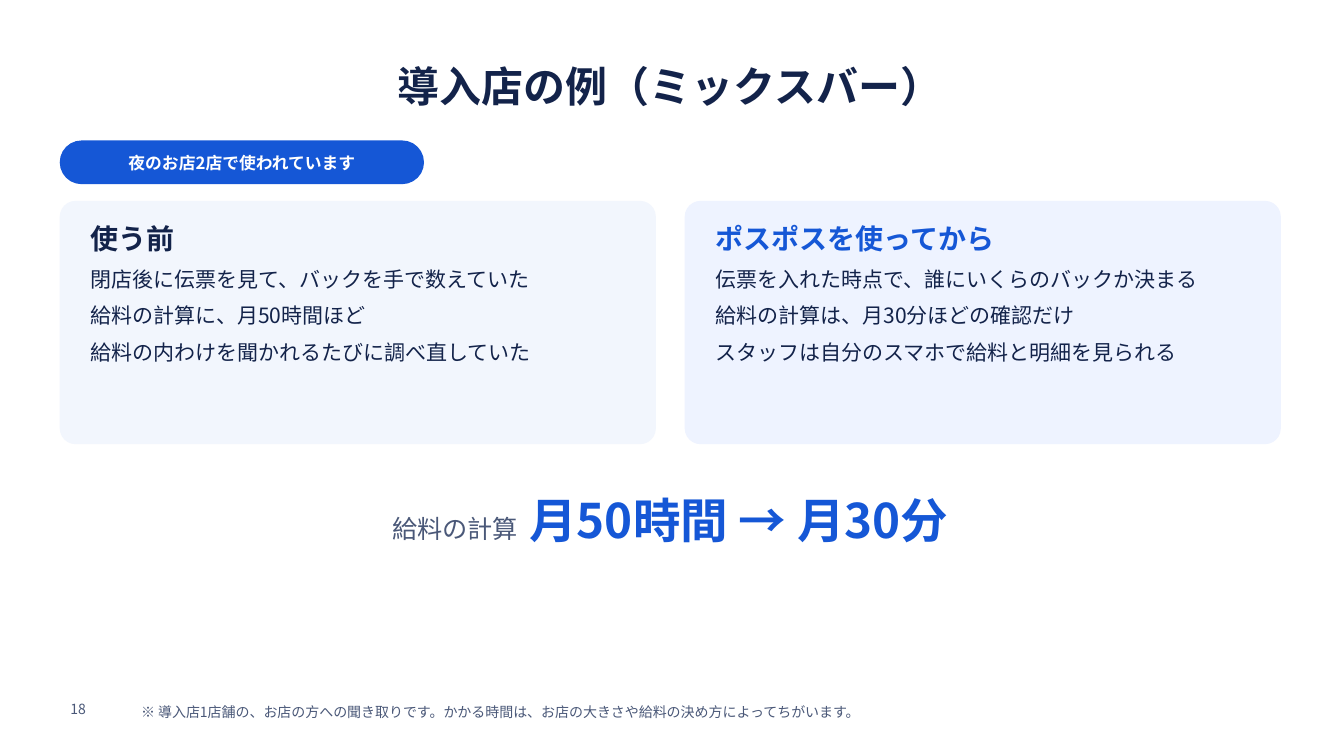
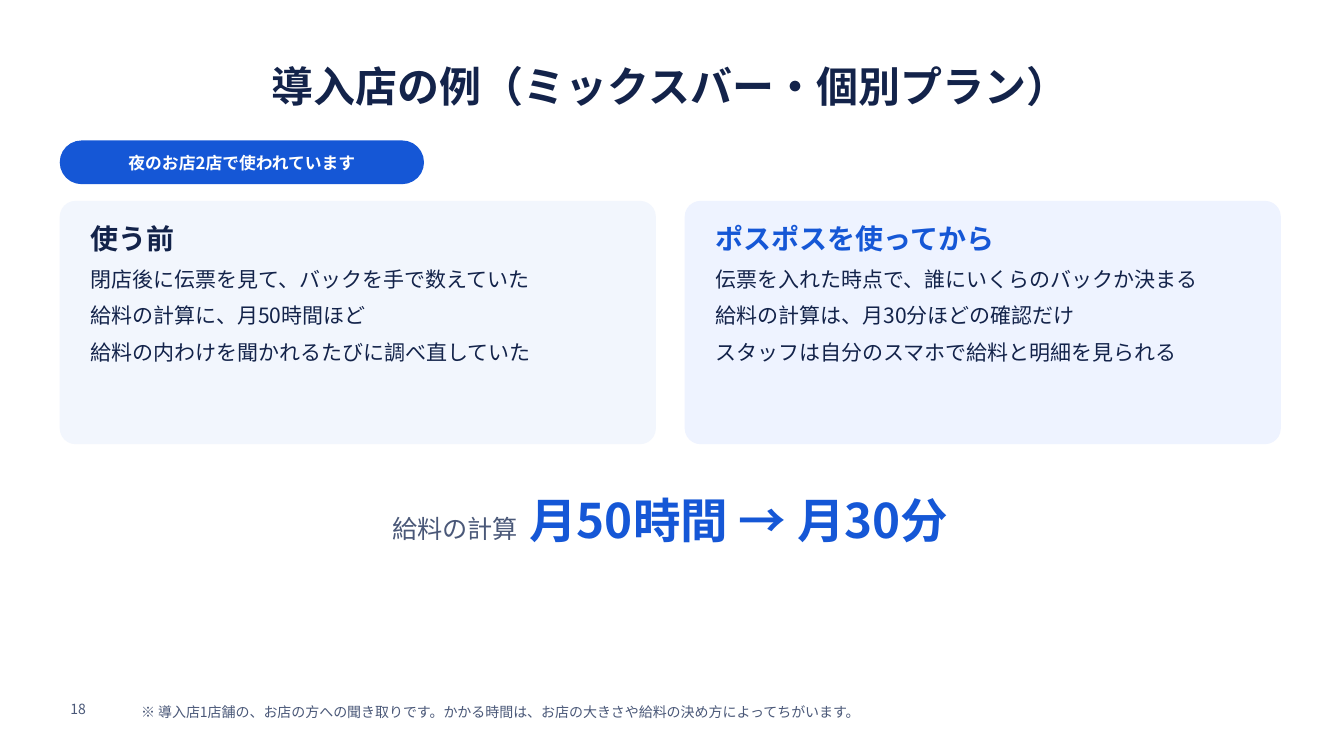
Before and after one commit to SatoAkito2026/GACHICAREERAI, a slide deck: slide 18 of docs/posupos-sales/posupos-shiryo.pptx. Drawn at 1344x756 pixels with LibreOffice and Linux fonts; fonts in the diff are those of the drawing; background and template pictures are left out. Boxes give left, top, right and bottom in pixels: in the first picture for what was removed or moved away, otherwise in the second. Text is boxed around its words. In the diff, an @@ line names an element or a change of style, - is before the commit and + after.

```diff
--- a/docs/posupos-sales/posupos-shiryo.pptx
+++ b/docs/posupos-sales/posupos-shiryo.pptx
@@ title at (272, 66, 1068, 106): text changed @@
-導入店の例（ミックスバー）
+導入店の例（ミックスバー・個別プラン）
```
Also in this commit, not shown: 8 other files.
